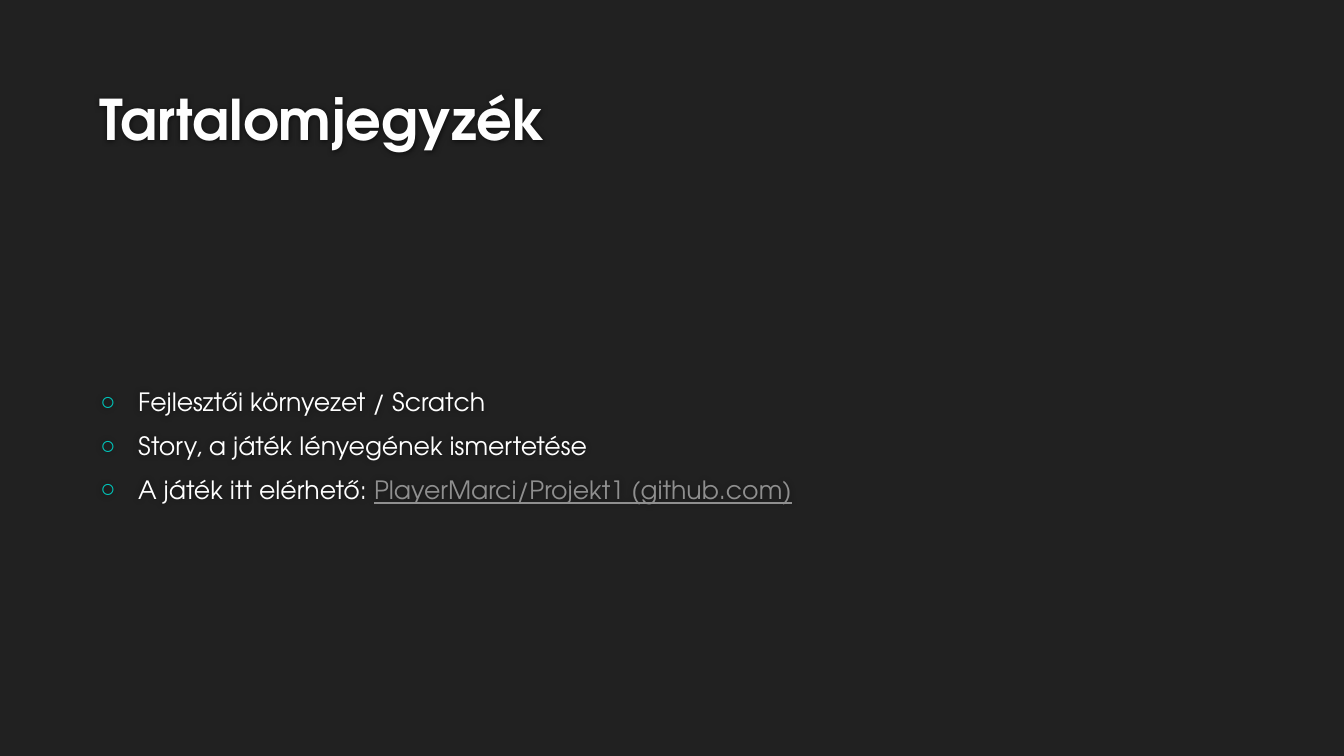
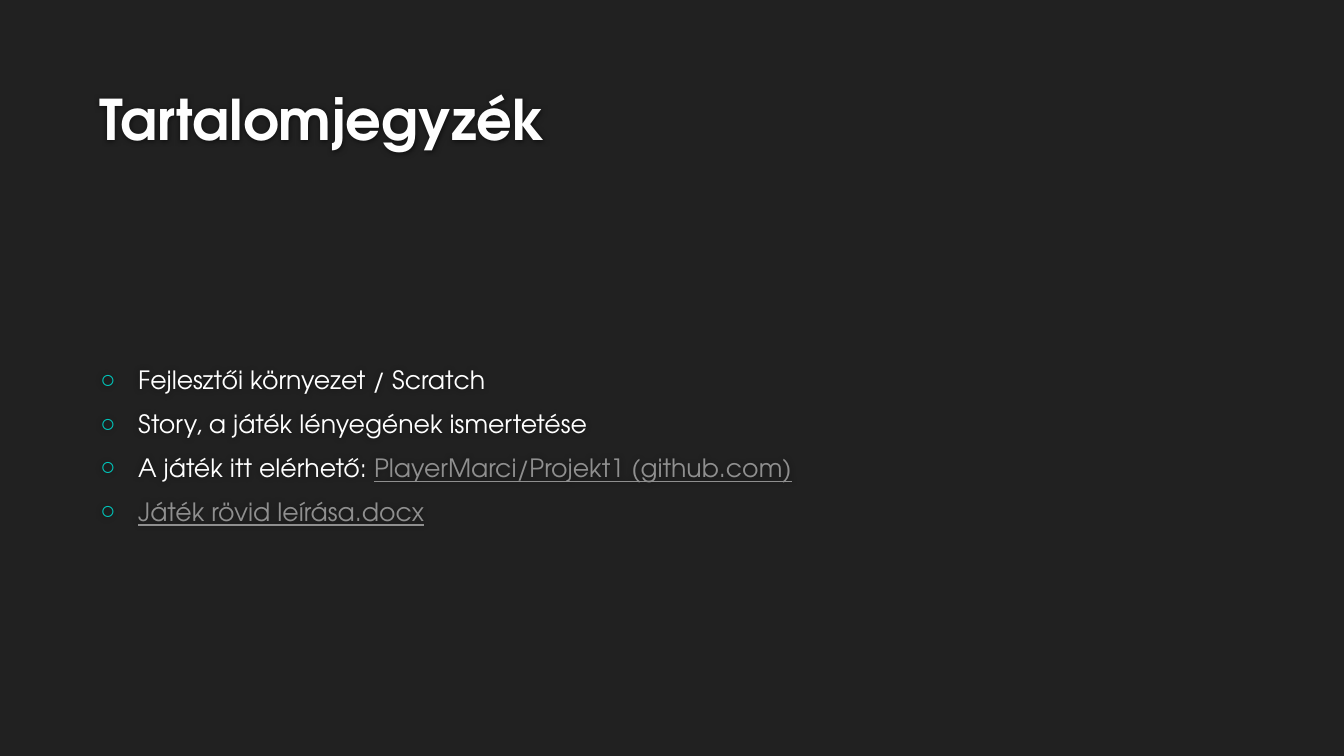
Before and after one commit to PlayerMarci/Projekt1, a slide deck: slide 2 of Forza secret edition tervezése SZM, VM.pptx. Drawn at 1344x756 pixels with LibreOffice and Linux fonts; fonts in the diff are those of the drawing; background and template pictures are left out. Boxes give left, top, right and bottom in pixels: in the first picture for what was removed or moved away, otherwise in the second. Text is boxed around its words. In the diff, an @@ line names an element or a change of style, - is before the commit and + after.

Commit message:
hozzáadtam a játék részletesebb leírását

```diff
--- a/Forza secret edition tervezése SZM, VM.pptx
+++ b/Forza secret edition tervezése SZM, VM.pptx
@@ text at (x1=138, y1=502, x2=424, y2=526): paragraph added @@
+○ Játék rövid leírása.docx
```
Also in this commit, not shown: 1 other file.
